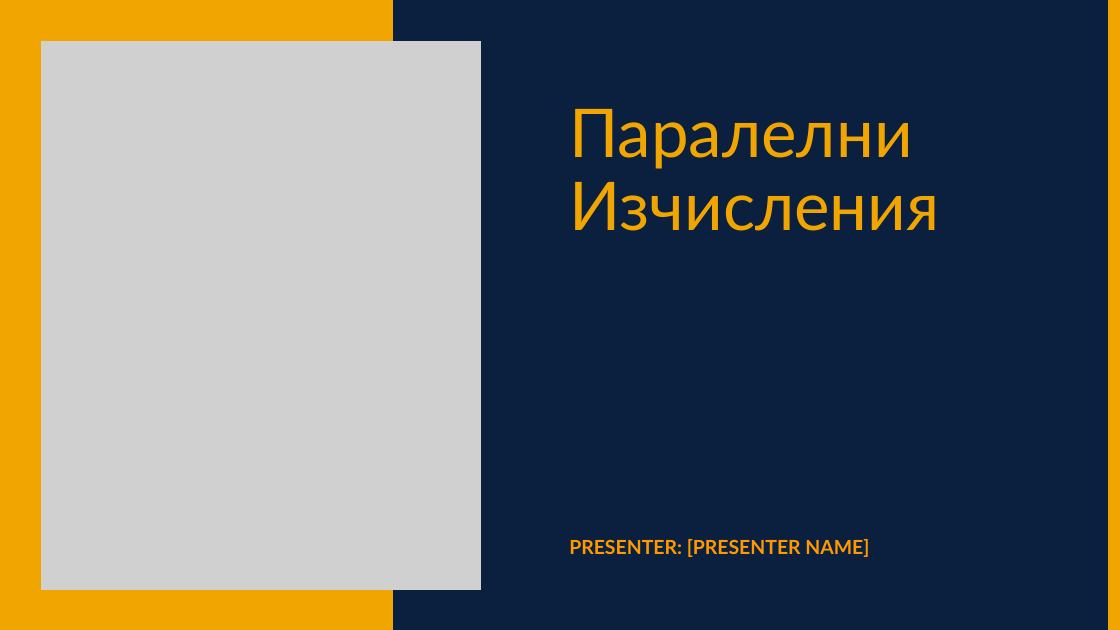
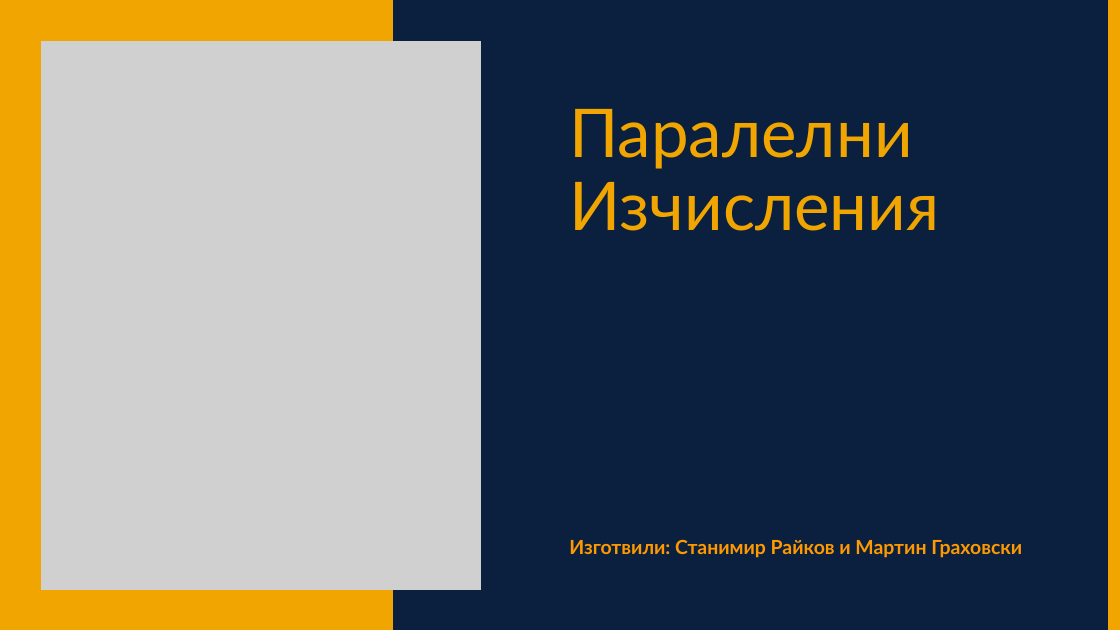
Before and after one commit to Martinessk0/POE-TU-PROJECT, a slide deck: slide 1 of Presentation - Паралелни Изчисления.pptx. Drawn at 1120x630 pixels with LibreOffice and Linux fonts; fonts in the diff are those of the drawing; grey boxes stand for pictures. Boxes give left, top, right and bottom in pixels: in the first picture for what was removed or moved away, otherwise in the second. Text is boxed around its words. In the diff, an @@ line names an element or a change of style, - is before the commit and + after.

Commit message:
Presentation

```diff
--- a/Presentation - Паралелни Изчисления.pptx
+++ b/Presentation - Паралелни Изчисления.pptx
@@ text at bbox=[569, 539, 1022, 558]: text changed @@
-PRESENTER: [PRESENTER NAME]
+Изготвили: Станимир Райков и Мартин Граховски
```
Also in this commit, not shown: 2 slides added, 2 slides removed.
